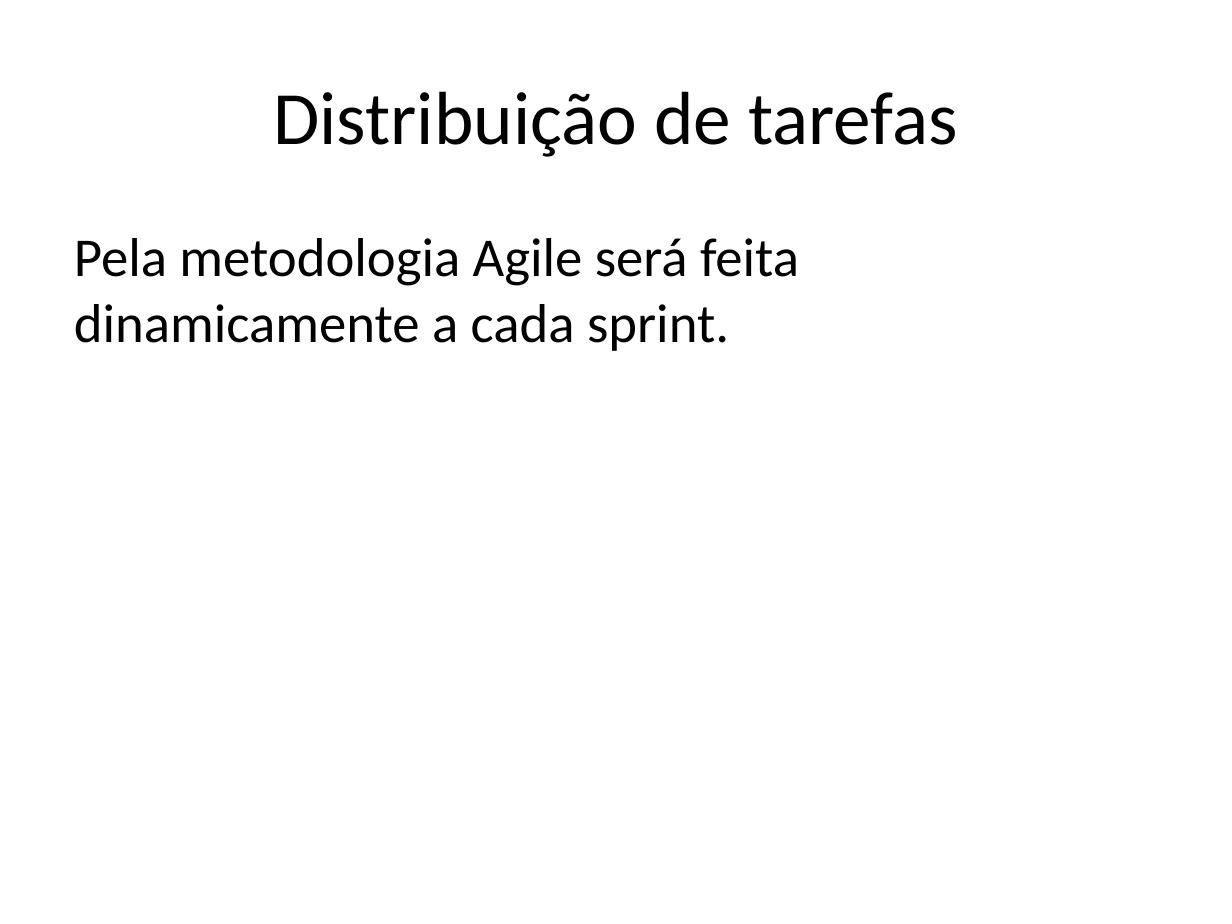
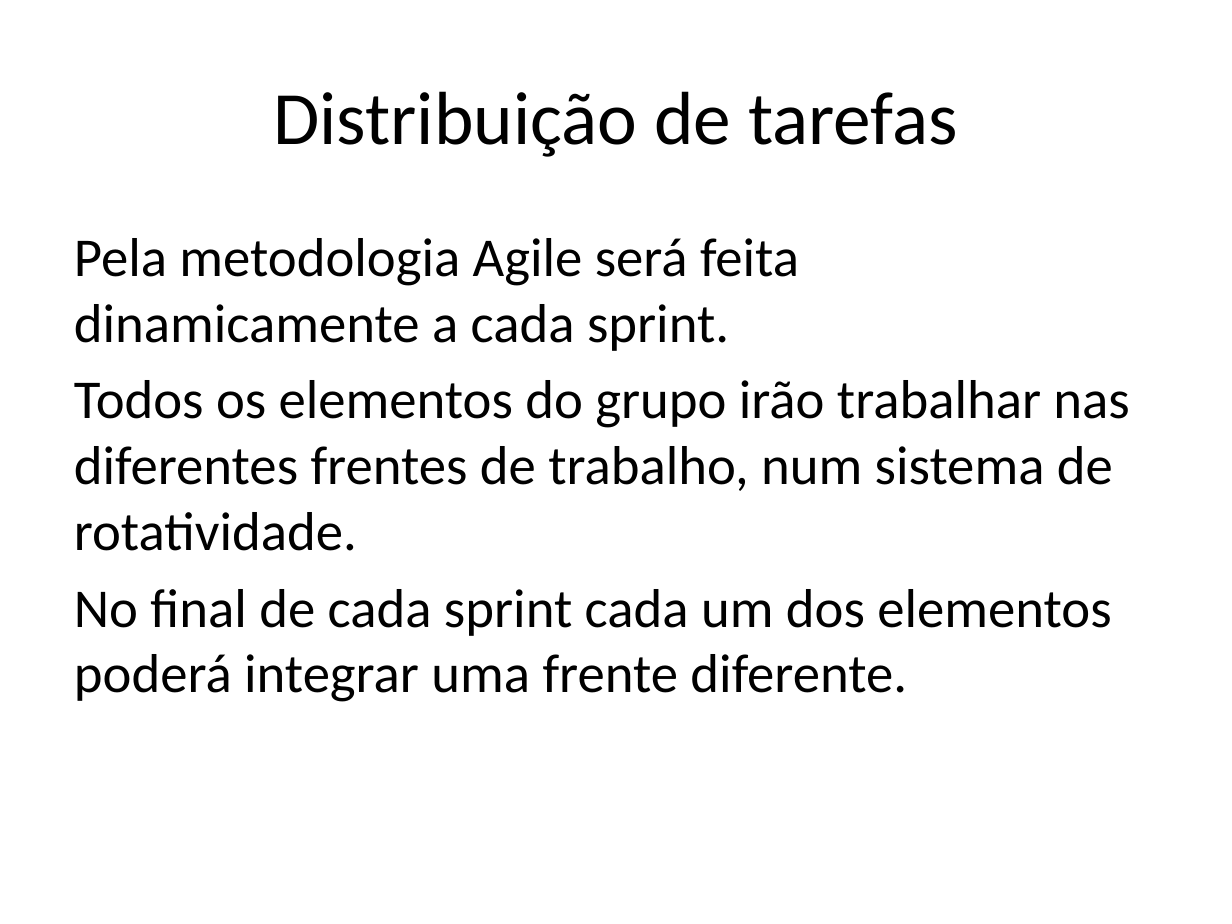
Before and after one commit to Meshotron2/comunication, a slide deck: slide 11 of m1-presentation/presentation.pptx (slide 10 before the commit). Drawn at 1232x924 pixels with LibreOffice and Linux fonts; fonts in the diff are those of the drawing. Boxes give left, top, right and bottom in pixels: in the first picture for what was removed or moved away, otherwise in the second. Text is boxed around its words. In the diff, an @@ line names an element or a change of style, - is before the commit and + after.

```diff
--- a/m1-presentation/presentation.pptx
+++ b/m1-presentation/presentation.pptx
@@ text at <box>74,380,1129,702</box>: paragraphs added @@
+Todos os elementos do grupo irão trabalhar nas diferentes frentes de trabalho, num sistema de rotatividade.
+No final de cada sprint cada um dos elementos poderá integrar uma frente diferente.
```
Also in this commit, not shown: 4 other slides changed, 1 slide added, 3 other files.
